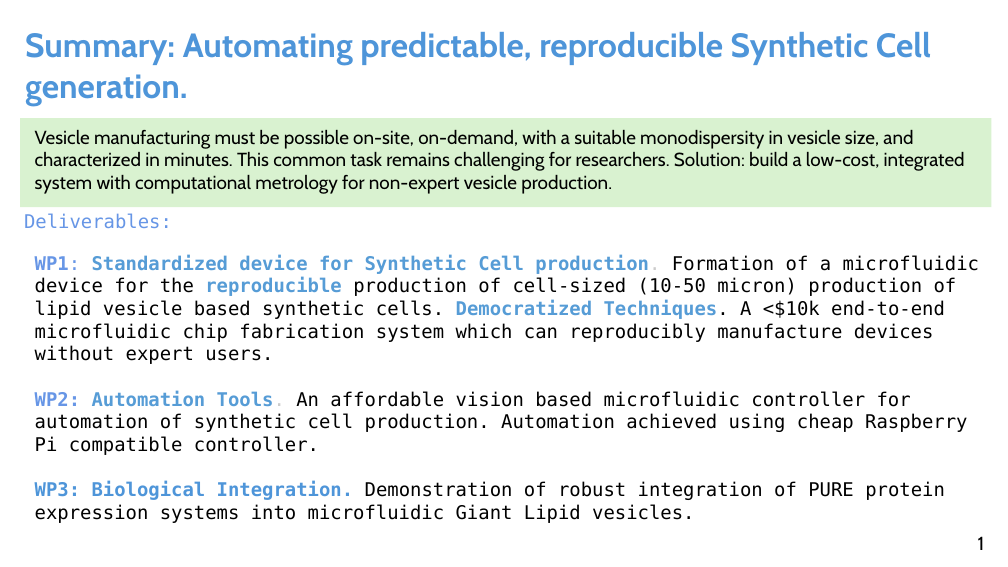
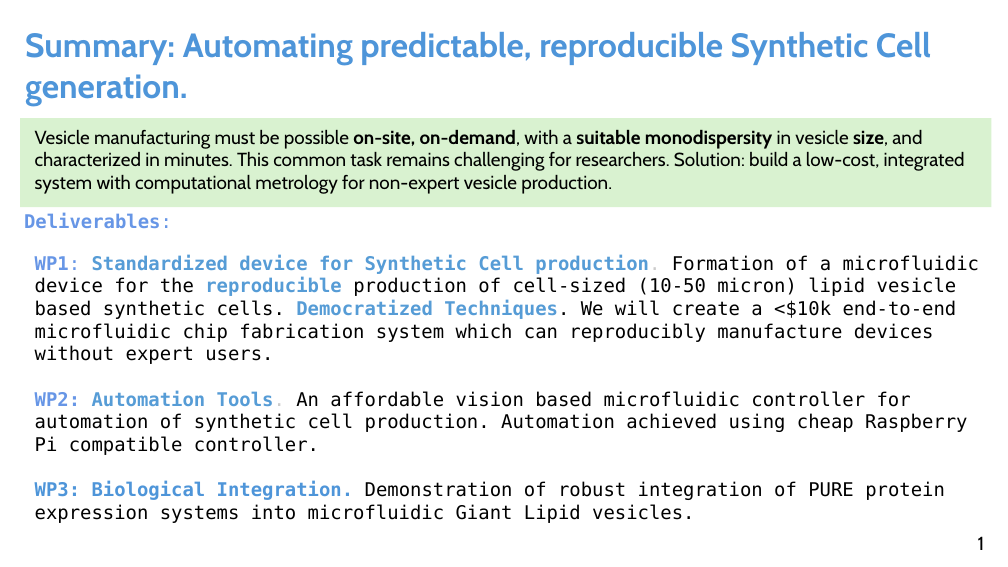
Before and after one commit to mrcsfltchr/Build-a-Cell-Tools, a slide deck: slide 1 of presentation/Build-a-Cell-Presentation.pptx. Drawn at 1008x567 pixels with LibreOffice and Linux fonts; fonts in the diff are those of the drawing. Boxes give left, top, right and bottom in pixels: in the first picture for what was removed or moved away, otherwise in the second. Text is boxed around its words. In the diff, an @@ line names an element or a change of style, - is before the commit and + after.

Commit message:
Updated presentation to correct typos

```diff
--- a/presentation/Build-a-Cell-Presentation.pptx
+++ b/presentation/Build-a-Cell-Presentation.pptx
@@ text "Vesicle manufacturing must be possible ..." at (35, 129, 965, 194): bold on in "on-site, on-demand, suitable monodispersity size," @@
@@ text "Deliverables:" at (24, 213, 172, 228): bold on @@
@@ text at (35, 255, 980, 364): text changed @@
-WP1: Standardized device for Synthetic Cell production. Formation of a microfluidic device for the reproducible production of cell-sized (10-50 micron) production of lipid vesicle based synthetic cells. Democratized Techniques. A <$10k end-to-end microfluidic chip fabrication system which can reproducibly manufacture devices without expert users.
+WP1: Standardized device for Synthetic Cell production. Formation of a microfluidic device for the reproducible production of cell-sized (10-50 micron) lipid vesicle based synthetic cells. Democratized Techniques. We will create a <$10k end-to-end microfluidic chip fabrication system which can reproducibly manufacture devices without expert users.
```
Also in this commit, not shown: 1 other slide changed, 1 slide removed.
